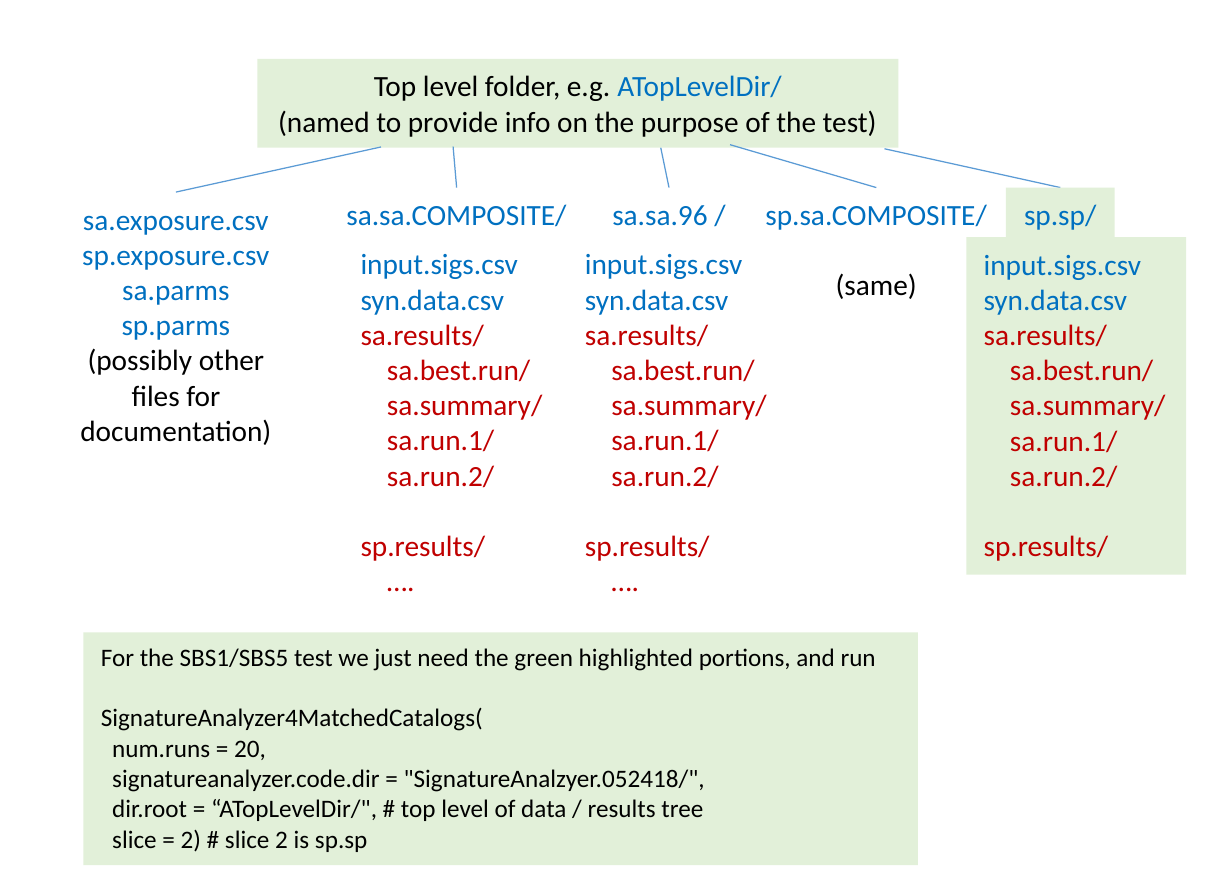
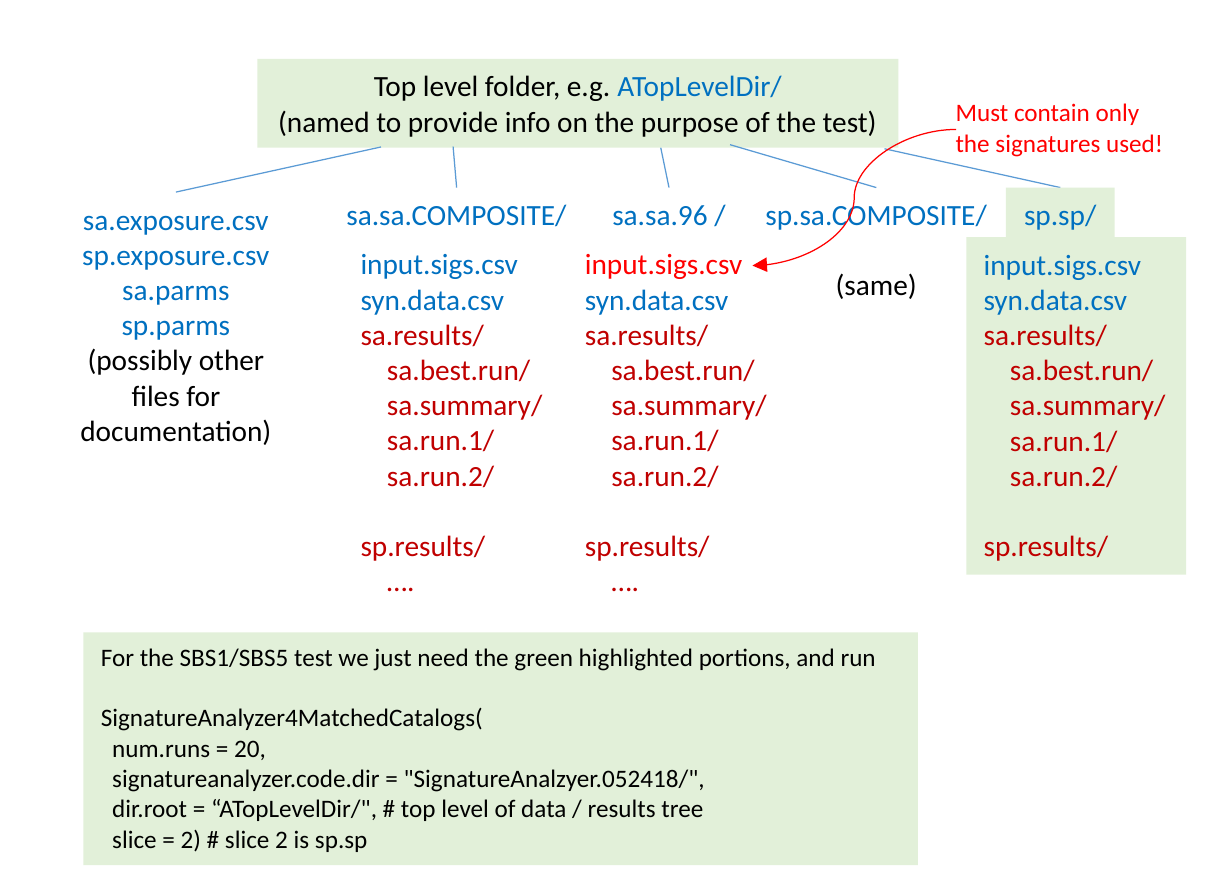
Before and after one commit to steverozen/SynSig, a slide deck: slide 1 of data-raw/DirectoryStructureCoordinateTestCatalogs.pptx. Drawn at 1232x880 pixels with LibreOffice and Linux fonts; fonts in the diff are those of the drawing. Boxes give left, top, right and bottom in pixels: in the first picture for what was removed or moved away, otherwise in the second. Text is boxed around its words. In the diff, an @@ line names an element or a change of style, - is before the commit and + after.

Commit message:
important documentation update

```diff
--- a/data-raw/DirectoryStructureCoordinateTestCatalogs.pptx
+++ b/data-raw/DirectoryStructureCoordinateTestCatalogs.pptx
@@ text added at (956, 103, 1163, 157), 10.4 pt, text #FF0000 @@
+Must contain only the signatures used!
@@ curved arrow added from (956, 130) to (753, 266), #FF0000 0.5 pt @@
@@ text at (585, 254, 742, 279): text colour #0070C0 to #FF0000 in "input.sigs.csv" @@
```
